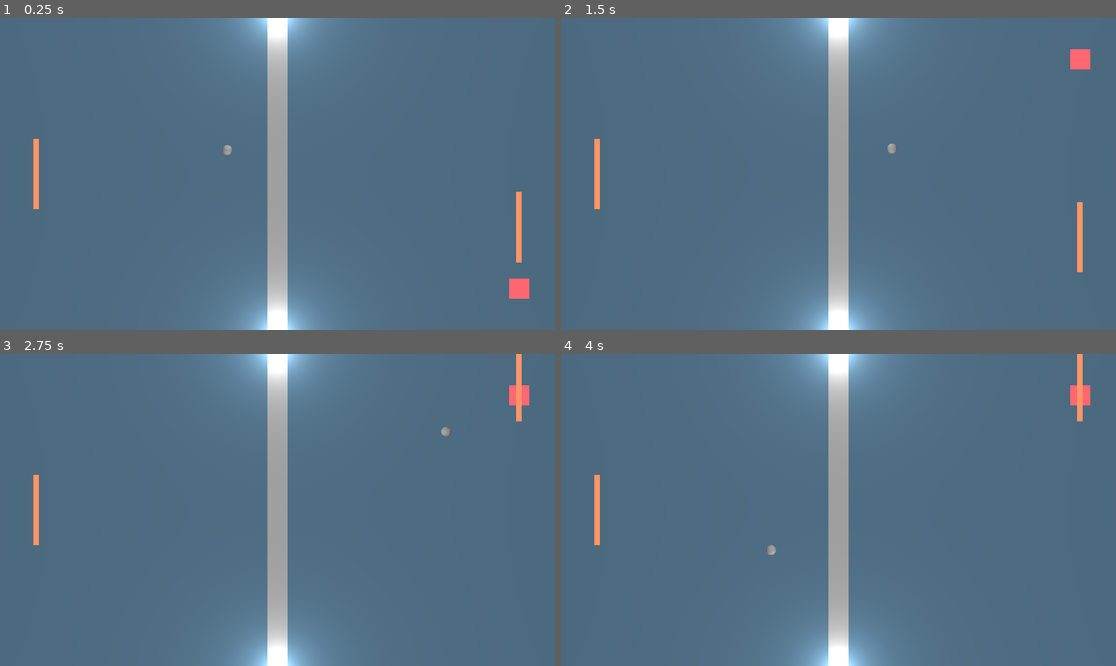
Above: before the commit, frames 1-4 (two rows, left to right).
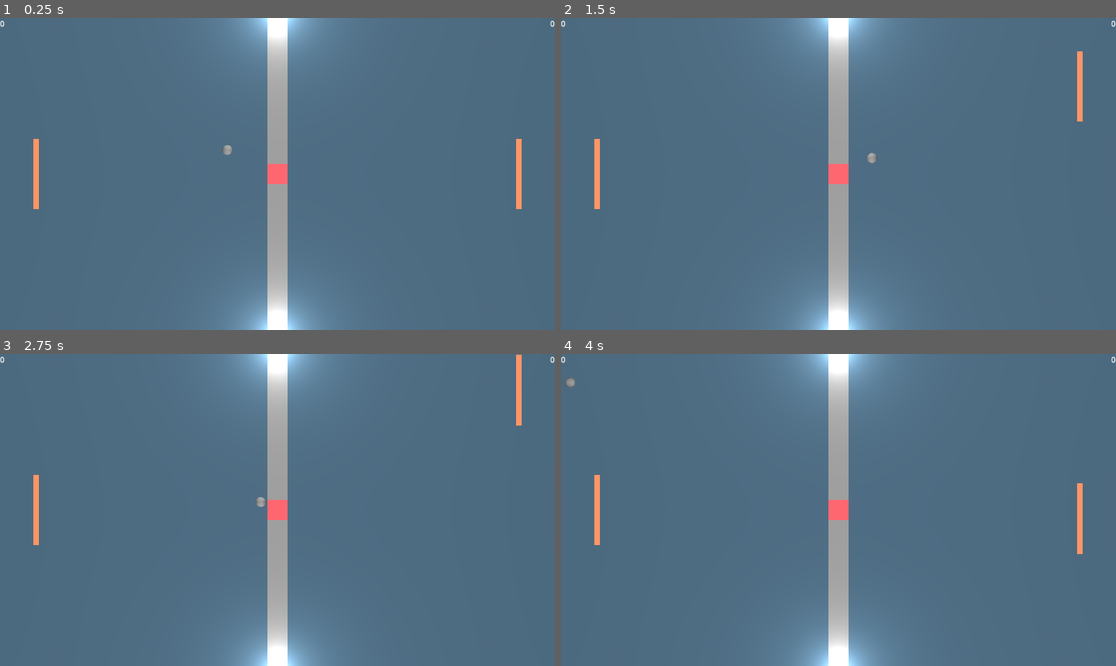
Above: after the commit, the same moments.

Repository: Eryans/godot_pong
Game: Godot game, scene res://main.tscn
Two runs of this game, one before a commit and one after it. Both use one fixed random seed, a clock stepped at 60 frames per second and the inputs below.
Inputs:
- Up to frame 1 (0.25 s): no input
- Up to frame 2 (1.5 s): hold Up (ui_up) 0.53-1.28 s; hold Down (ui_down) from 1.28 s (still down)
- Up to frame 3 (2.75 s): tap Enter at 2 s; release Down (ui_down) at 2.03 s; hold Up (ui_up) from 2.03 s (still down)
- Up to frame 4 (4 s): release Up (ui_up) at 3.53 s; hold Down (ui_down) from 3.53 s (still down)

The runs differ from the first frame. In frame 1, 0.8% of the frame differs, in the area x 0-100%, y 0-90%; in frame 2, 1.0%, in the area x 0-100%, y 0-82%; in frame 3, 0.5%; in frame 4, 1.0%.

Commit message:
feat: 🚧 added a boolean to switch between ai vs 2 players mode, started working on score display

Diff:
--- /dev/null
+++ b/event_manager.gd
@@ -0,0 +1,4 @@
+extends Node
+
+enum PlayerGoalEnum {A, B}
+signal goal(player_goal: PlayerGoalEnum);
--- a/main.tscn
+++ b/main.tscn
@@ -39,6 +39,7 @@
 ball = NodePath("../Ball")
 ai_speed = 0.25
 debug_mesh = NodePath("../DebugPoint")
+is_two_player_mode = true
 
 [node name="Ball" parent="." instance=ExtResource("3_h2yge")]
 
@@ -69,13 +70,14 @@
 omni_range = 22.813
 
 [node name="ScoreZone" parent="." instance=ExtResource("4_1bvp3")]
-transform = Transform3D(1, 0, 0, 0, 1, 0, 0, 0, 1, -13, 0, 0)
+transform = Transform3D(1, 0, 0, 0, 1, 0, 0, 0, 1, -14, 0, 0)
 
 [node name="CollisionShape3D" type="CollisionShape3D" parent="ScoreZone"]
 shape = SubResource("BoxShape3D_lquwl")
 
 [node name="ScoreZone2" parent="." instance=ExtResource("4_1bvp3")]
-transform = Transform3D(1, 0, 0, 0, 1, 0, 0, 0, 1, 13, 0, 0)
+transform = Transform3D(1, 0, 0, 0, 1, 0, 0, 0, 1, 14, 0, 0)
+player_goal = 1
 
 [node name="CollisionShape3D" type="CollisionShape3D" parent="ScoreZone2"]
 shape = SubResource("BoxShape3D_lquwl")
@@ -87,3 +89,33 @@
 [node name="DebugPoint" type="MeshInstance3D" parent="."]
 mesh = SubResource("BoxMesh_1bvp3")
 surface_material_override/0 = SubResource("StandardMaterial3D_lquwl")
+
+[node name="Control" type="Control" parent="."]
+layout_mode = 3
+anchors_preset = 15
+anchor_right = 1.0
+anchor_bottom = 1.0
+grow_horizontal = 2
+grow_vertical = 2
+
+[node name="Container" type="HBoxContainer" parent="Control"]
+layout_mode = 1
+anchors_preset = 10
+anchor_right = 1.0
+offset_bottom = 23.0
+grow_horizontal = 2
+alignment = 1
+
+[node name="ScoreA" type="RichTextLabel" parent="Control/Container"]
+layout_mode = 2
+size_flags_horizontal = 2
+text = "0"
+fit_content = true
+autowrap_mode = 0
+
+[node name="ScoreB" type="RichTextLabel" parent="Control/Container"]
+layout_mode = 2
+size_flags_horizontal = 10
+text = "0"
+fit_content = true
+autowrap_mode = 0
--- a/manager.gd
+++ b/manager.gd
@@ -6,13 +6,18 @@
 @export var ball: Ball;
 @export var ai_speed: float = 2;
 @export var debug_mesh: MeshInstance3D
+@export var is_two_player_mode: bool = false
+
 func _ready() -> void:
-	pass
+	EventManager.connect("goal", _on_goal);
+
 
 func _physics_process(_delta: float) -> void:
 	player.direction = Input.get_axis("up", "down")
-	# ai_paddle.direction = Input.get_axis("ui_up", "ui_down")
-	aim_to_target(Vector3(0, 0, 0))
+	if (is_two_player_mode):
+		ai_paddle.direction = Input.get_axis("ui_up", "ui_down")
+	else:
+		aim_to_target(Vector3(0, 0, 0))
 
 
 func get_intersection_point(ball_pos: Vector3, ball_dir: Vector3, paddle_x: float) -> Vector3:
@@ -28,15 +33,18 @@
 	var impact_point: Vector3 = get_intersection_point(ball.global_position, Vector3(ball.direction.x, 0, ball.direction.y), paddle_x)
 	debug_mesh.global_position = impact_point
 
-	var vector_to_bonus: Vector3 = target - impact_point
-	var angle_to_bonus: float = (vector_to_bonus.z) / (vector_to_bonus.x)
+	var vector_to_target: Vector3 = target - impact_point
+	var angle_to_target: float = (vector_to_target.z) / (vector_to_target.x)
 	var max_angle = deg_to_rad(75)
 
 	# Calcul inverse de l'offest (voir ball.gd) pour convertir l’angle en offset)
-	var t: float = (angle_to_bonus + max_angle) / (2 * max_angle)
+	var t: float = (angle_to_target + max_angle) / (2 * max_angle)
 	var offset: float = t * 2 - 1
 
 	var paddle_half_height: float = ai_paddle.get_width() / 2.0
 	var target_z: float = impact_point.z + offset * paddle_half_height
 
 	ai_paddle.direction = clamp(target_z - ai_paddle.global_position.z, -1, 1)
+
+func _on_goal(goal_hit: EventManager.PlayerGoalEnum) -> void:
+	print(goal_hit == EventManager.PlayerGoalEnum.A)
--- a/project.godot
+++ b/project.godot
@@ -15,6 +15,10 @@
 config/features=PackedStringArray("4.5", "Forward Plus")
 config/icon="res://icon.svg"
 
+[autoload]
+
+EventManager="*res://event_manager.gd"
+
 [input]
 
 up={
--- a/score_zone.gd
+++ b/score_zone.gd
@@ -1,4 +1,6 @@
 extends Area3D
+
+@export var player_goal: EventManager.PlayerGoalEnum;
 
 func _ready() -> void:
     area_entered.connect(on_area_entered);
@@ -8,4 +10,5 @@
         var ball: Ball = area;
         ball.direction.x = - ball.direction.x;
         ball.reset();
+        EventManager.goal.emit(player_goal);
     pass
Not shown, added: event_manager.gd.uid
